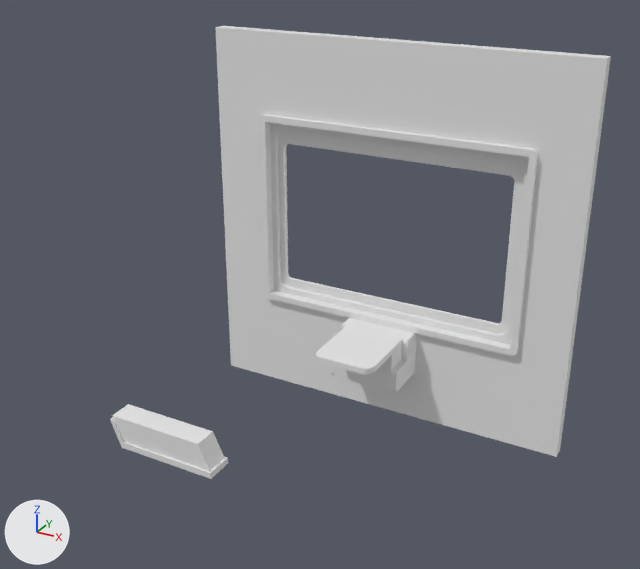
The Blender file CIS367_Term_Project/base_window.blend: old version first, new version second.
The view is the same before and after, from a camera (50 mm lens) standing at (4.29, -7.19, 5.22) and looking at (0.0, 0.62, 1.32). The lights are fixed; the arrows at lower left show +X, +Y and +Z.
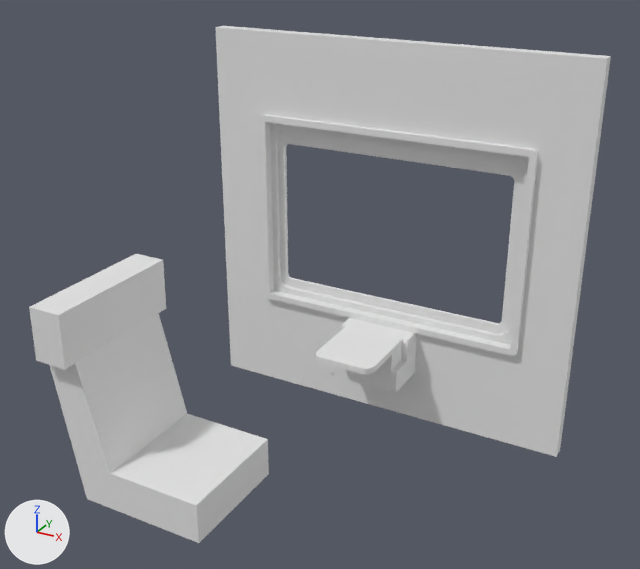
The change in detail:
Mesh me_cube_001 is new.
It has 26 vertices, 27 faces and spans x -0.68..7.04, y -1.62..5.36, z -8.84..1.0.
Object 'Cube' (ob_cube) now shows me_cube_001 instead of me_cube.
Object 'Cube' (ob_cube) moves from (-2.21, 0.0, -0.92) to (-0.67, 0.0, -0.87).
Object 'Cube' (ob_cube) is rescaled from (0.181, 0.181, 0.181) to (-0.246, -0.246, -0.246).

What differs and where, as boxes (x1, y1, x2, y2) in the pictures (640 x 569 px):
'Cube', reshaped, moved, rescaled (103% wider, 282% taller): before (110, 404, 228, 479); after (29, 254, 269, 543)
